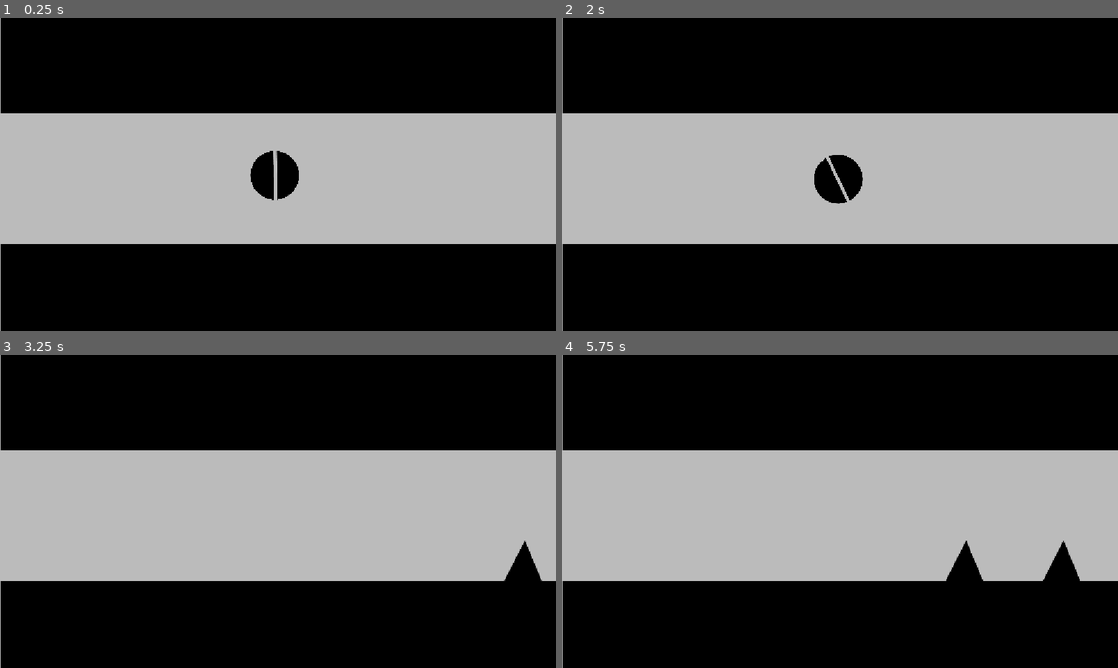
Above: before the commit, frames 1-4 (two rows, left to right).
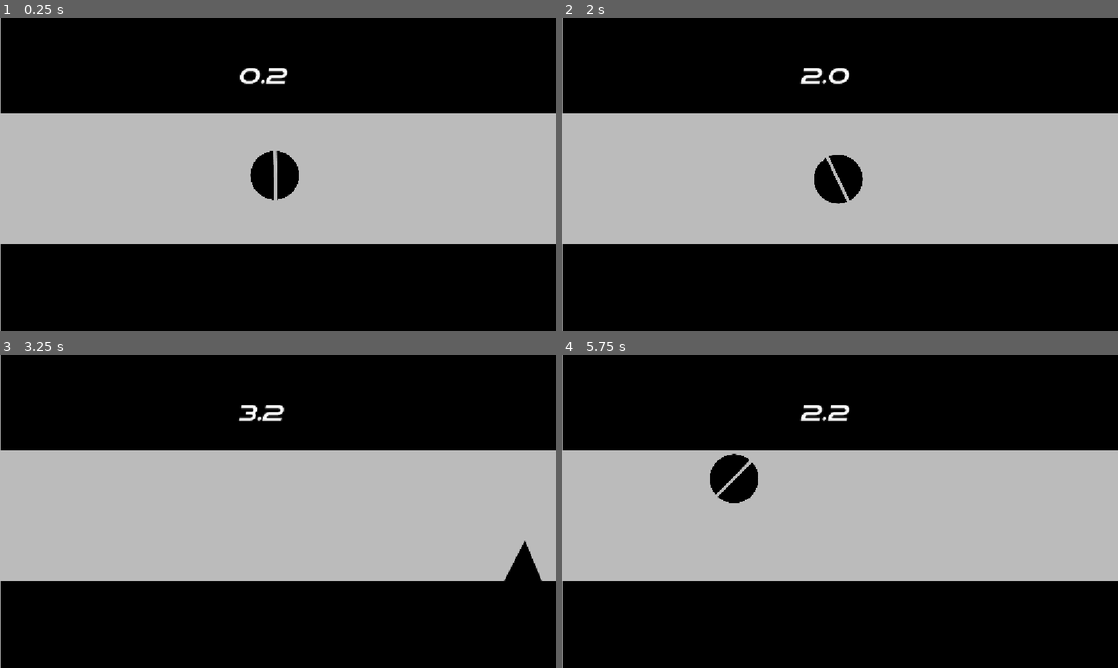
Above: after the commit, the same moments.

Repository: Martycat111/Bingbong
Game: Godot game, scene res://Scenes/game.tscn
Same seed, same stepped clock (60 frames per second), same inputs: the game is played once before the commit and once after it.
Inputs (mouse positions are in pixels of both pictures, inside the frame that each line leads up to):
- Up to frame 1 (0.25 s): no input
- Up to frame 2 (2 s): hold Right (rotate clockwise) 0.53-1.28 s; tap Left (rotate counterclockwise) at 1.35 s
- Up to frame 3 (3.25 s): hold Space (shoot) 2.03-2.78 s; tap Right (rotate clockwise) at 2.85 s
- Up to frame 4 (5.75 s): click (834, 589) at 3.5 s, where only the run after the commit has a clickable "Play Again"; hold Left (rotate counterclockwise) 4.28-5.03 s; tap Space (shoot) at 5.1 s

The runs differ from the first frame. In frame 1, 0.3% of the frame differs, in the area x 43-52%, y 16-22%; in frame 2, 0.3%; in frame 3, 0.3%; in frame 4, 2.2%, in the area x 26-94%, y 16-73%.

Commit message:
added scorer

Diff:
--- /dev/null
+++ b/Scenes/Score.tscn
@@ -0,0 +1,31 @@
+[gd_scene format=3 uid="uid://le2fgrofv2nx"]
+
+[ext_resource type="Script" uid="uid://ctox5syehsbkm" path="res://Scenes/score_label.gd" id="1_5hcfu"]
+[ext_resource type="FontFile" uid="uid://d1bgsers3kqfp" path="res://Rostex-Oblique.otf" id="1_78k8p"]
+[ext_resource type="Script" uid="uid://c3ogvq86pc3fm" path="res://Scenes/playagain.gd" id="3_eixoy"]
+
+[node name="Score" type="Node2D" unique_id=800223282]
+
+[node name="Label" type="Label" parent="." unique_id=643541740]
+offset_left = 194.0
+offset_top = 188.0
+offset_right = 343.0
+offset_bottom = 488.0
+theme_override_colors/font_color = Color(0, 0, 0, 1)
+theme_override_fonts/font = ExtResource("1_78k8p")
+theme_override_font_sizes/font_size = 55
+script = ExtResource("1_5hcfu")
+
+[node name="Button" type="Button" parent="." unique_id=1711236095]
+offset_left = 414.0
+offset_top = 435.0
+offset_right = 610.0
+offset_bottom = 540.0
+theme_override_colors/font_color = Color(0, 0, 0, 1)
+theme_override_fonts/font = ExtResource("1_78k8p")
+theme_override_font_sizes/font_size = 33
+text = "Play Again"
+flat = true
+script = ExtResource("3_eixoy")
+
+[connection signal="pressed" from="Button" to="Button" method="_on_pressed"]
--- a/Scenes/game.tscn
+++ b/Scenes/game.tscn
@@ -2,6 +2,7 @@
 
 [ext_resource type="Texture2D" uid="uid://cfma007p0ttbc" path="res://Assets/gamebg.png" id="1_ebmjs"]
 [ext_resource type="Script" uid="uid://el8evdn3ibff" path="res://Scripts/spawner.gd" id="1_qxrlw"]
+[ext_resource type="FontFile" uid="uid://d1bgsers3kqfp" path="res://Rostex-Oblique.otf" id="3_3dryh"]
 [ext_resource type="Script" uid="uid://dujeoqt0pvva0" path="res://Scenes/label.gd" id="3_wrm1d"]
 
 [sub_resource type="RectangleShape2D" id="RectangleShape2D_2b7dg"]
@@ -47,10 +48,13 @@
 shape = SubResource("RectangleShape2D_1tyn0")
 
 [node name="Label" type="Label" parent="." unique_id=2054885134]
-offset_left = 252.0
-offset_top = -119.0
-offset_right = 593.0
-offset_bottom = 30.0
+offset_left = 493.0
+offset_top = 99.0
+offset_right = 1174.0
+offset_bottom = 253.0
+theme_override_fonts/font = ExtResource("3_3dryh")
+theme_override_font_sizes/font_size = 45
+text = "Current time"
 script = ExtResource("3_wrm1d")
 
 [connection signal="area_exited" from="Area2D" to="Spawner" method="_on_play_area_exited"]
--- a/Scenes/label.gd
+++ b/Scenes/label.gd
@@ -13,3 +13,4 @@
 func _process(delta: float) -> void:
 	time += delta
 	set_text(str(round_to_dec(time, 1)))
+	Globals.score = time
--- /dev/null
+++ b/Scenes/playagain.gd
@@ -0,0 +1,15 @@
+extends Button
+
+
+# Called when the node enters the scene tree for the first time.
+func _ready() -> void:
+	pass # Replace with function body.
+
+
+# Called every frame. 'delta' is the elapsed time since the previous frame.
+func _process(delta: float) -> void:
+	pass
+
+
+func _on_pressed() -> void:
+	get_tree().change_scene_to_file("res://Scenes/game.tscn")
--- /dev/null
+++ b/Scenes/score_label.gd
@@ -0,0 +1,12 @@
+extends Label
+
+func round_to_dec(num, digit):
+	return round(num * pow(10.0, digit)) / pow(10.0, digit)
+
+# Called when the node enters the scene tree for the first time.
+func _ready() -> void:
+	set_text("your score: " + str(round_to_dec(Globals.score, 1)))
+
+# Called every frame. 'delta' is the elapsed time since the previous frame.
+func _process(delta: float) -> void:
+	pass
--- a/Scripts/spawner.gd
+++ b/Scripts/spawner.gd
@@ -32,6 +32,9 @@
 		spawn()
 
 func _on_play_body_exited(body: Node2D) -> void:
+	print(body)
+	print(body.name)
 	if body.name == "PlayerBingbong":
 		print("killplayer")
 		body.offscreen()
+		get_tree().change_scene_to_file("res://Scenes/Score.tscn")
--- a/globals.gd
+++ b/globals.gd
@@ -1,3 +1,5 @@
 extends Node
 
 var speed_multiplier = 1
+
+var score = 0
Not shown, added: Scenes/playagain.gd.uid
Not shown, added: Scenes/score_label.gd.uid
